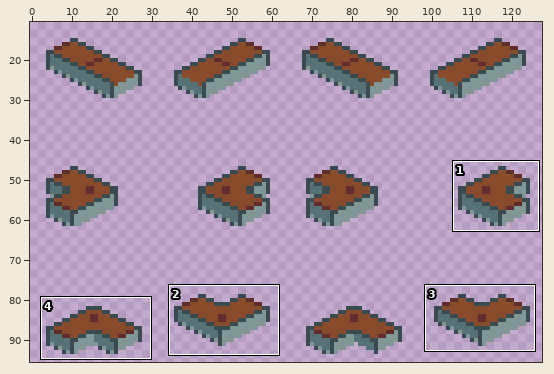
Pixel-art file: LD48/Assets/Sprites/Conveyors.aseprite. Above: a wide view before the commit, with the close-up outlined.
Close-up. Old version:
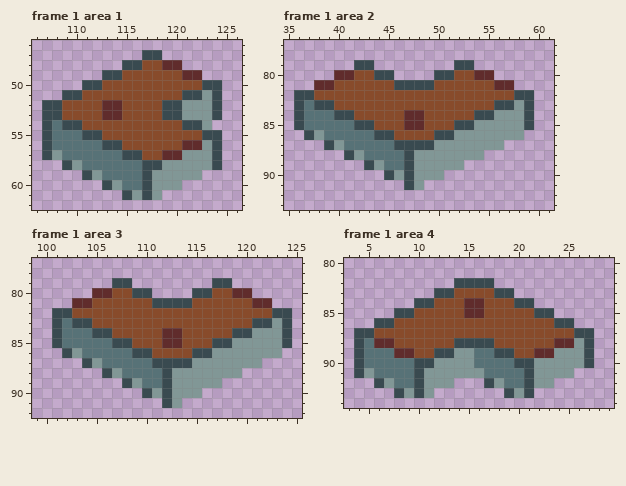
128x96 pixels, 1 frame. Shown: frame 1 area 1: x 106..126, y 46..62; frame 1 area 2: x 35..61, y 77..93; frame 1 area 3: x 99..125, y 77..92; frame 1 area 4: x 3..29, y 80..94. The wide view leaves out empty margins. The commit also changed other frames or places, which this record leaves out.
And afterwards:
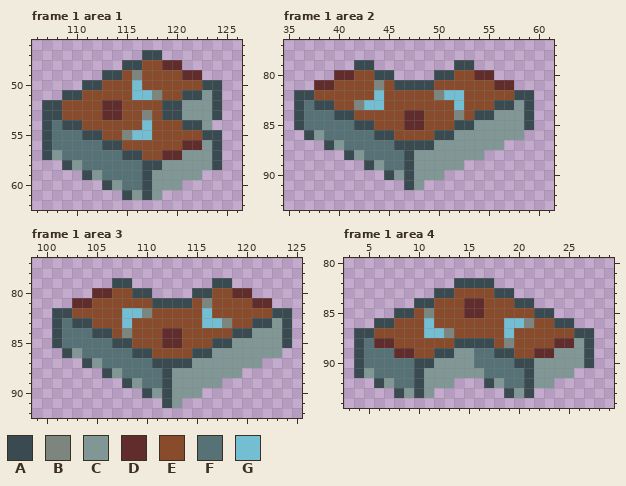
Palette (. is transparent): A #394a50  B #7d857f  C #819796  D #602c2c  E #884b2b  F #577277  G #73bed3
Message: Create animated conveyor tiles
Difference:
layer "Arrows Blue" now shown
--- frame 1 area 1, layer "Arrows Blue"
@@ x 113..120 @@
 48 ..AAEEDD
-49 AAEEEEEE
-50 EEEEEEEE
-51 EEEEEEEE
+49 AAEBEEEE
+50 EEEGEEEE
+51 EEEGGBEE
 52 DDEEEEAA
-53 DDEEEEAA
-54 EEEEEEEE
-55 EEEEEEEE
+53 DDEEBEAA
+54 EEEEGEEE
+55 EEBGGEEE
 56 AAEEEEEE
--- frame 1 area 2, layer "Arrows Blue"
@@ x 40..54 @@
 80 DDEEAA....AAEED
-81 EEEEEEAAAAEEEEE
-82 EEEEEEEEEEEEEEE
-83 EEEEEEEEEEEEEEE
-84 AAEEEEEDDEEEEEA
+81 EEEEBEAAAAEEEEE
+82 EEEEGEEEEEBGGEE
+83 EEBGGEEEEEEEGEE
+84 AAEEEEEDDEEEBEA
 85 FFAAEEEDDEEEAAC
--- frame 1 area 3, layer "Arrows Blue"
@@ x 106..120 @@
 80 DEEAA....AAEEDD
-81 EEEEEAAAAEEEEEE
-82 EEEEEEEEEEEEEEE
-83 EEEEEEEEEEEEEEE
-84 AEEEEEDDEEEEEAA
+81 EEEEEAAAAEBEEEE
+82 EEGGBEEEEEGEEEE
+83 EEGEEEEEEEGGBEE
+84 AEBEEEDDEEEEEAA
 85 FAAEEEDDEEEAACC
--- frame 1 area 4, layer "Arrows Blue"
@@ x 9..23 @@
 84 .AAEEEDDEEEAA..
-85 AEEEEEDDEEEEEAA
-86 EEEEEEEEEEEEEEE
-87 EEEEEEEEEEEEEEE
-88 EEEEEAAAAEEEEEE
+85 AEBEEEDDEEEEEAA
+86 EEGEEEEEEEGGBEE
+87 EEGGBEEEEEGEEEE
+88 EEEEEAAAAEBEEEE
 89 DEEAACCFFAAEEDD
